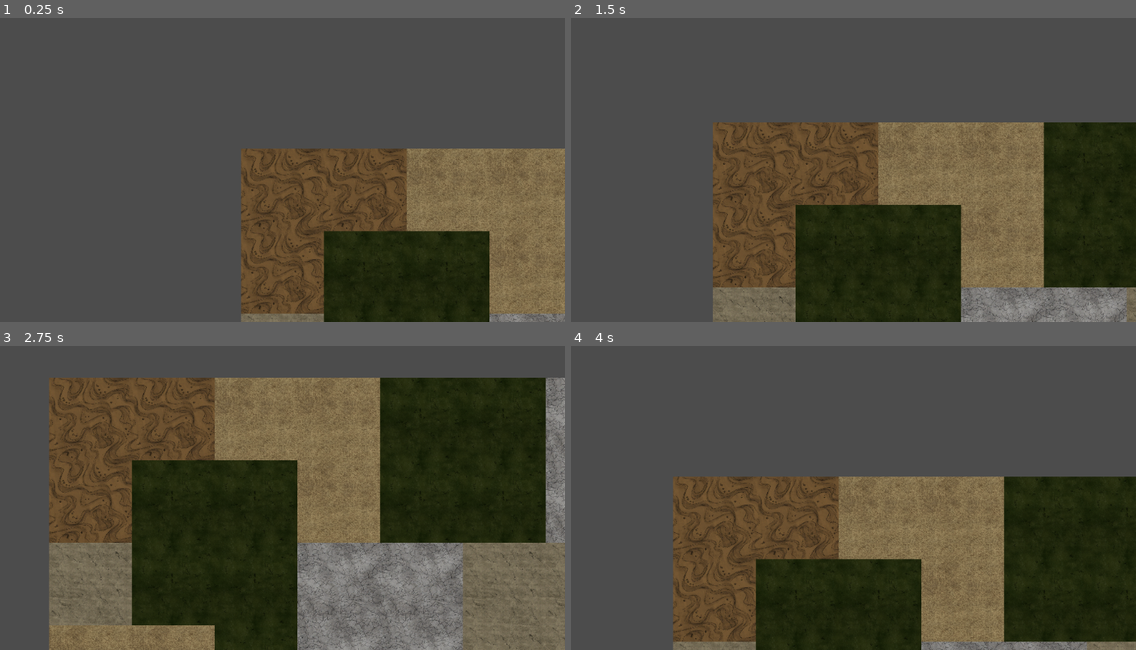
Above: before the commit, frames 1-4 (two rows, left to right).
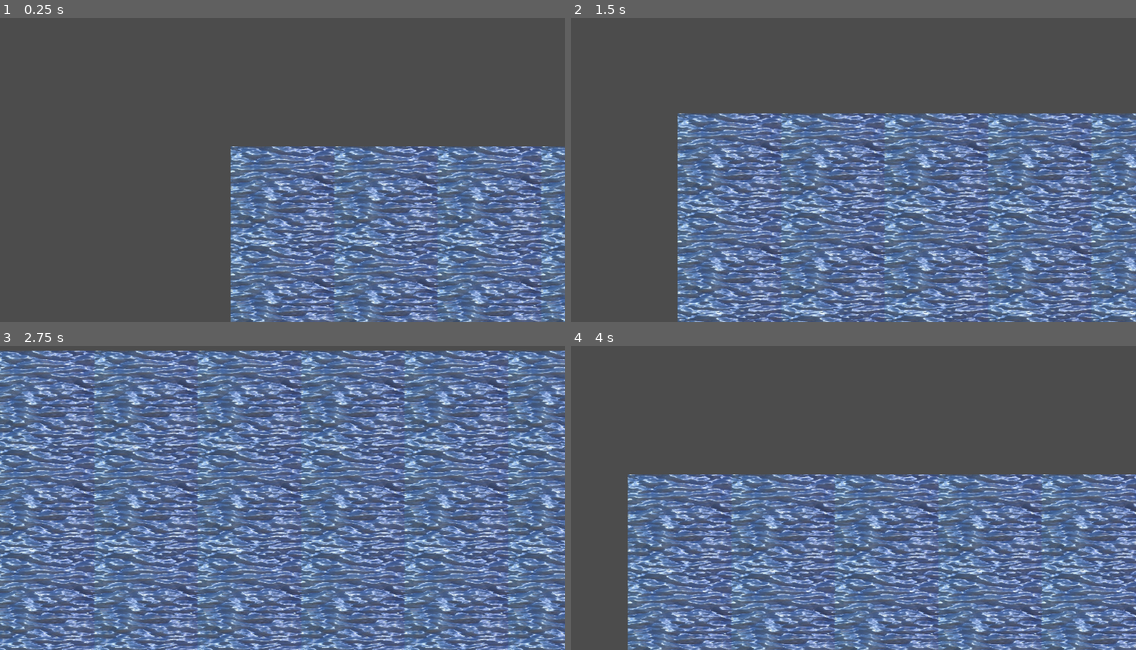
Above: after the commit, the same moments.

Repository: KennyTheBard/Antiquarian
Game: Godot game, scene res://Nodes/GameWorld.tscn
Two runs of this game, one before a commit and one after it. Both use one fixed random seed, a clock stepped at 60 frames per second and the inputs below.
Inputs:
- Up to frame 1 (0.25 s): no input
- Up to frame 2 (1.5 s): tap Enter at 0.5 s; hold D 0.53-1.28 s; hold Space 0.53-1.28 s; hold S from 1.28 s (still down); tap Space at 1.35 s
- Up to frame 3 (2.75 s): tap Space at 1.52, 1.82 s; release S at 2.03 s; hold D from 2.03 s (still down); hold Space from 2.03 s (still down)
- Up to frame 4 (4 s): release D at 2.78 s; release Space at 2.78 s; hold W 2.78-3.53 s; tap Space at 2.85, 3.02, 3.32 s; hold A from 3.53 s (still down); hold Space from 3.53 s (still down)

The runs differ from the first frame. In frame 1, 34% of the frame differs, in the area x 40-100%, y 42-100%; in frame 2, 56%; in frame 3, 98%, in the area x 0-100%, y 1-100%; in frame 4, 52%.

Commit message:
Inventory + Player start

Diff:
--- /dev/null
+++ b/Game/Antiquarian/Inventory.gd
@@ -0,0 +1,62 @@
+extends Node
+
+# Declare member variables here. Examples:
+# var a = 2
+# var b = "text"
+var equipment
+var items_size = 9
+var actual_size = 0
+var width = 100 #TODO
+var margins = 5
+var items = []
+
+# Called when the node enters the scene tree for the first time.
+func _ready():
+	#set item slots to empty
+	for i in range (0, items_size):
+		items[i] = null
+
+	#set equipment slot to empty
+	equipment = null
+	pass
+
+func add_item(var node, var position):
+	#check if the position is within our range
+	if(position < items_size):
+		#drop the old item if the location is not empty
+#		if(items[position] != null):
+#			drop_item(items[position])
+
+		#place the item
+		items[position] = node
+
+		return true
+
+	else:
+		return false
+	pass
+
+func add_equipment(var node):
+	#if there is another equipment it will be dropped
+	if(equipment != null):
+		drop_equipment(equipment)
+
+	#place the equipment
+	equipment = node
+	pass
+
+func drop_equipment(var node):
+	#TODO
+	pass
+
+func place_item(var node):
+	#TODO
+	pass
+
+func place_equipment(var position, var node):
+	#TODO
+
+	pass
+# Called every frame. 'delta' is the elapsed time since the previous frame.
+#func _process(delta):
+#	pass
--- /dev/null
+++ b/Game/Antiquarian/Inventory.tscn
@@ -0,0 +1,6 @@
+[gd_scene load_steps=2 format=2]
+
+[ext_resource path="res://Inventory.gd" type="Script" id=1]
+
+[node name="Inventory" type="Node"]
+script = ExtResource( 1 )
--- a/Game/Antiquarian/Nodes/GameWorld.tscn
+++ b/Game/Antiquarian/Nodes/GameWorld.tscn
@@ -14,7 +14,7 @@
 
 [node name="Camera2D" type="Camera2D" parent="."]
 current = true
-zoom = Vector2( 0.5, 0.5 )
+zoom = Vector2( 0.4, 0.4 )
 drag_margin_h_enabled = false
 drag_margin_v_enabled = false
 script = ExtResource( 4 )
--- a/Game/Antiquarian/Nodes/Prop.tscn
+++ b/Game/Antiquarian/Nodes/Props/Prop.tscn
@@ -1,7 +1,6 @@
-[gd_scene load_steps=4 format=2]
+[gd_scene load_steps=3 format=2]
 
 [ext_resource path="res://Scripts/Prop.gd" type="Script" id=1]
-[ext_resource path="res://Assets/tree.png" type="Texture" id=2]
 
 [sub_resource type="CircleShape2D" id=1]
 
@@ -15,4 +14,3 @@
 
 [node name="Sprite" type="Sprite" parent="."]
 position = Vector2( -4.72552, -185.655 )
-texture = ExtResource( 2 )
--- /dev/null
+++ b/Game/Antiquarian/Nodes/Props/Tree.tscn
@@ -0,0 +1,18 @@
+[gd_scene load_steps=4 format=2]
+
+[ext_resource path="res://Scripts/Prop.gd" type="Script" id=1]
+[ext_resource path="res://Assets/tree.png" type="Texture" id=2]
+
+[sub_resource type="CircleShape2D" id=1]
+
+[node name="Prop" type="Node2D"]
+script = ExtResource( 1 )
+
+[node name="Body" type="StaticBody2D" parent="."]
+
+[node name="Shape" type="CollisionShape2D" parent="Body"]
+shape = SubResource( 1 )
+
+[node name="Sprite" type="Sprite" parent="."]
+position = Vector2( -8.33551, -167.605 )
+texture = ExtResource( 2 )
--- /dev/null
+++ b/Game/Antiquarian/Player.gd
@@ -0,0 +1,77 @@
+extends Node2D
+
+# movement speed
+var speed = 250
+
+# time to stay modulate as you press
+var pick = 0
+
+# check if the button is already pressed
+var pressed = false
+
+
+# Called when the node enters the scene tree for the first time.
+func _ready():
+	pass # Replace with function body.
+
+
+# Called every frame. 'delta' is the elapsed time since the previous frame.
+func _process(delta):
+
+	# counter for coloring effect
+	if pick > 0:
+		pick -= delta
+	else:
+		pick = 0
+
+	# movement controls
+	if Input.is_key_pressed(KEY_W):
+		position.y -= speed * delta
+
+	if Input.is_key_pressed(KEY_S):
+		position.y += speed * delta
+
+	if Input.is_key_pressed(KEY_A):
+		position.x -= speed * delta
+
+	if Input.is_key_pressed(KEY_D):
+		position.x += speed * delta
+
+	pass
+
+
+func distance_comparition(a, b):
+	return position.distance_squared_to(a.position) < \
+	position.distance_squared_to(b.position)
+
+
+func _physics_process(delta):
+	if !Input.is_key_pressed(KEY_SPACE):
+		pressed = false
+
+	if !pressed && Input.is_key_pressed(KEY_SPACE):
+		pressed = true
+
+		# button presssed effect
+		pick = 0.1
+
+		# bodies can also be used, but the other
+		# entities must be modeled with bodies
+		var objs = []
+		for body in $InteractZone.get_overlapping_bodies():
+			objs.append(body)
+		objs.remove(objs.find($Body))
+#		for area in $InteractZone.get_overlapping_areas():
+#			objs.append(area)
+		if not objs:
+			return
+
+		# sort the areas by distance to activate the
+		# closest one first
+		objs.sort_custom(self, "distance_comparition")
+
+		objs[0].interact()
+
+
+
+	pass
--- /dev/null
+++ b/Game/Antiquarian/Player.tscn
@@ -0,0 +1,24 @@
+[gd_scene load_steps=4 format=2]
+
+[ext_resource path="res://Player.gd" type="Script" id=1]
+
+[sub_resource type="CircleShape2D" id=1]
+radius = 21.7237
+
+[sub_resource type="CircleShape2D" id=2]
+radius = 130.384
+
+[node name="Player" type="Node2D"]
+script = ExtResource( 1 )
+
+[node name="Body" type="KinematicBody2D" parent="."]
+
+[node name="Shape" type="CollisionShape2D" parent="Body"]
+shape = SubResource( 1 )
+
+[node name="InteractZone" type="Area2D" parent="."]
+
+[node name="CollisionShape2D" type="CollisionShape2D" parent="InteractZone"]
+shape = SubResource( 2 )
+
+[node name="AnimatedSprite" type="AnimatedSprite" parent="."]
--- a/Game/Antiquarian/Scripts/GameWorld.gd
+++ b/Game/Antiquarian/Scripts/GameWorld.gd
@@ -24,7 +24,7 @@
 	seed(world_seed)
 
 	# prepare the world map
-	var size = 30
+	var size = 50
 	var world = []
 	for i in range(0, size):
 		world.append([])
@@ -43,21 +43,21 @@
 	# generate the voronoi diagram
 	var zones = []
 	var zones_types = []
-	var num_zones = size * 10
+	var num_zones = size * 2
 	for i in range(num_zones):
-		var x = randi() % size
-		var y = randi() % size
-		var type = randi() % len(terrain)
+		var x = randi() % (size - 5) + 5
+		var y = randi() % (size - 5) + 5
+		var type = randi() % (len(terrain) - 1) + 1
 		zones.append(Vector2(x, y))
 		zones_types.append(type)
 
 	#add border water
-	for i in range(0, size, 20):
+	for i in range(0, size, 5):
 		zones.append(Vector2(i, 0))
 		zones_types.append(0)
 		zones.append(Vector2(i, size - 1))
 		zones_types.append(0)
-	for i in range(0, size, 20):
+	for i in range(0, size, 5):
 		zones.append(Vector2(0, i))
 		zones_types.append(0)
 		zones.append(Vector2(size - 1, i))
@@ -91,23 +91,23 @@
 #	$TileManager.active = true
 #
 #
-#	# add props to the game world
-#	for i in range(size):
-#		for j in range(size):
-#				var chance = randi() % 100
-#
-#				if chance > 80 and (world[j][i] == 1 or world[j][i] == 3):
-#					var prop = load("res://Nodes/Prop.tscn").instance()
+	# add props to the game world
+	for i in range(size):
+		for j in range(size):
+				var chance = randi() % 100
+
+				if chance > 80 and (world[j][i] == 1 or world[j][i] == 3):
+					var prop = load("res://Nodes/Props/Prop.tscn").instance()
 #					prop.get_node("./Sprite").set_scale(Vector2(50, 50) / prop.get_node("./Sprite").texture.get_size())
-#					if world[j][i] == 1:
-#						prop.get_node("./Sprite").texture = load("res://Assets/tree.png")
-#	#					prop.get_node("./Sprite").set_scale(Vector2(75, 75) / prop.get_node("./Sprite").texture.get_size())
-#
-#					else:
-#						prop.get_node("./Sprite").texture = load("res://Assets/rock.png")
-#	#					prop.get_node("./Sprite").set_scale(Vector2(50, 50) / prop.get_node("./Sprite").texture.get_size())
-#					prop.position = Vector2(i * 75, j * 75  + 30)
-#
-#					$ObjectManager.add(prop)
+					if world[j][i] == 1:
+						prop.get_node("./Sprite").texture = load("res://Assets/tree.png")
+	#					prop.get_node("./Sprite").set_scale(Vector2(75, 75) / prop.get_node("./Sprite").texture.get_size())
+
+					else:
+						prop.get_node("./Sprite").texture = load("res://Assets/rock.png")
+	#					prop.get_node("./Sprite").set_scale(Vector2(50, 50) / prop.get_node("./Sprite").texture.get_size())
+					prop.position = Vector2(i * 75, j * 75  + 30)
+
+					$ObjectManager.add(prop)
 
 	pass
